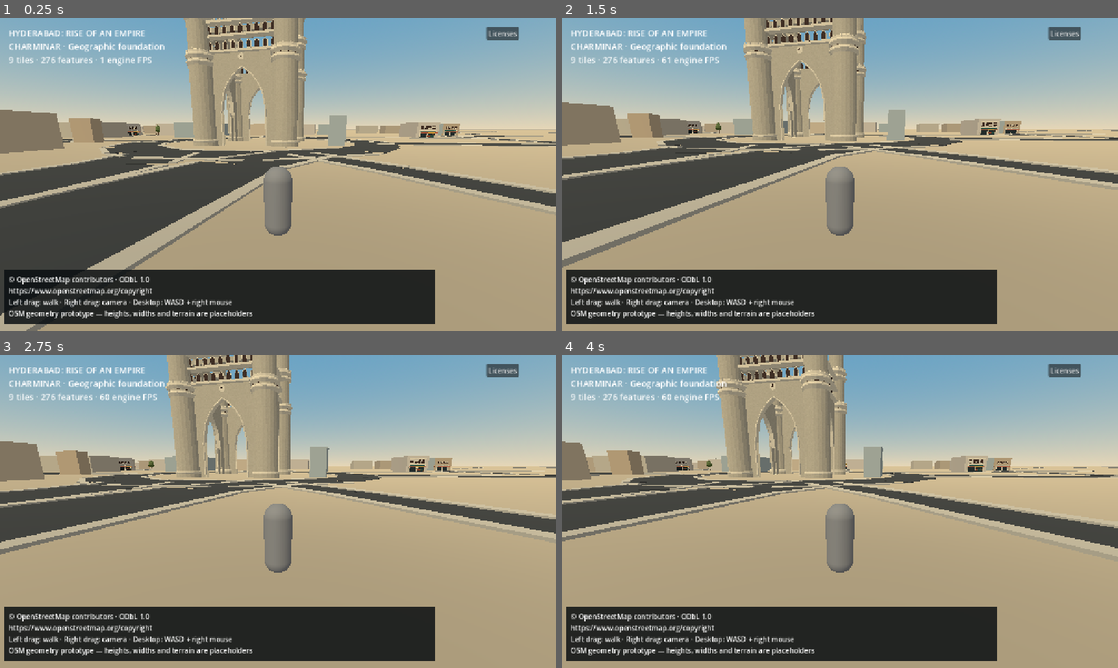
Above: before the commit, frames 1-4 (two rows, left to right).
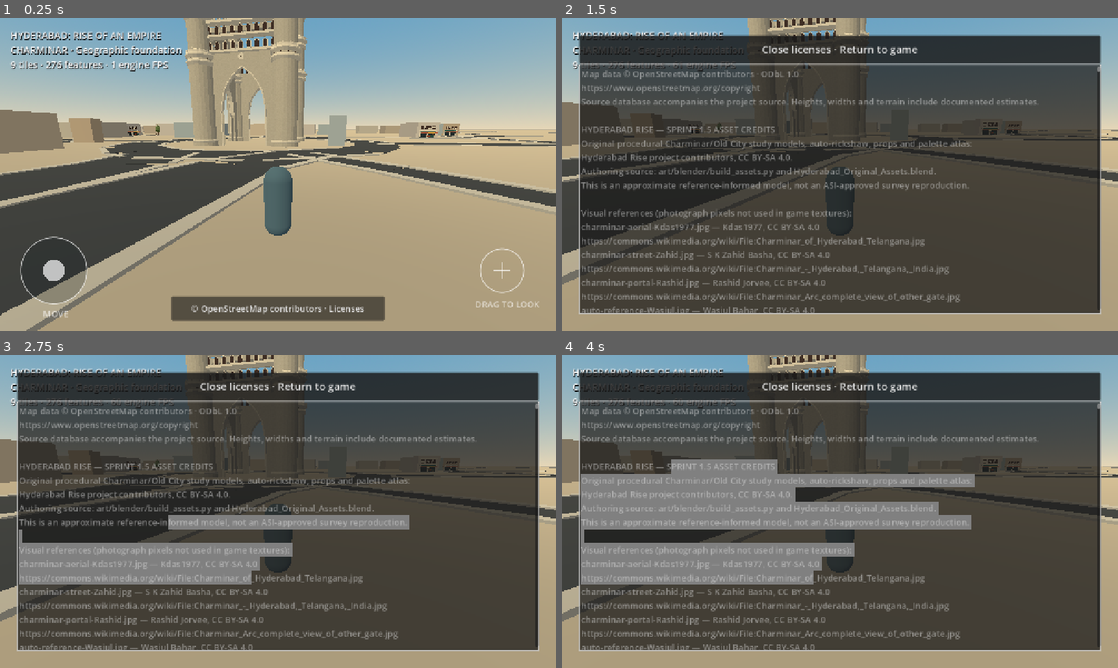
Above: after the commit, the same moments.

Repository: prakash28113/hyderabad-rise
Game: Godot game, scene res://main.tscn
Same seed, same stepped clock (60 frames per second), same inputs: the game is played once before the commit and once after it.
Inputs (mouse positions are in pixels of both pictures, inside the frame that each line leads up to):
- Up to frame 1 (0.25 s): no input
- Up to frame 2 (1.5 s): click "Licenses" (after the commit: "© OpenStreetMap contributors …") at 0.5 s; tap Enter at 1.25 s; move the mouse to (962, 158) at 1.27 s; hold D from 1.28 s (still down); click (962, 158) at 1.42 s
- Up to frame 3 (2.75 s): release D at 2 s; drag from (166, 527) to (250, 574) at 2.02 s
- Up to frame 4 (4 s): move the mouse to (895, 442) at 2.77 s; hold D 2.78-3.5 s; click (895, 442) at 2.92 s; drag from (812, 574) to (673, 464) at 3.52 s

The runs differ from the first frame. In frame 1, 17% of the frame differs, in the area x 0-97%, y 2-98%; in frame 2, 85%; in frame 3, 85%; in frame 4, 86%, in the area x 0-100%, y 0-98%.

Commit message:
Fix mobile camera obstruction and add responsive touch HUD for v0.1.7

Diff:
--- a/godot/project.godot
+++ b/godot/project.godot
@@ -20,6 +20,8 @@
 window/size/viewport_width=1280
 window/size/viewport_height=720
 window/stretch/mode="canvas_items"
+window/stretch/aspect="expand"
+window/handheld/orientation=0
 
 [physics]
 
--- /dev/null
+++ b/godot/scripts/mobile_hud.gd
@@ -0,0 +1,96 @@
+extends Control
+# Original vector UI; no external textures or fonts added.
+var player: CharacterBody3D
+var status: Label
+var credits_button: Button
+var panel: PanelContainer
+var safe_rect := Rect2()
+var last_stick := Vector2(INF,INF)
+var last_touch := -2
+
+func _ready():
+ set_anchors_and_offsets_preset(Control.PRESET_FULL_RECT)
+ mouse_filter = Control.MOUSE_FILTER_IGNORE
+ status = Label.new()
+ status.mouse_filter = Control.MOUSE_FILTER_IGNORE
+ status.add_theme_font_size_override("font_size",22)
+ status.add_theme_color_override("font_shadow_color",Color.BLACK)
+ status.add_theme_constant_override("shadow_offset_x",1)
+ status.add_theme_constant_override("shadow_offset_y",2)
+ add_child(status)
+ credits_button = Button.new()
+ credits_button.text = "© OpenStreetMap contributors · Licenses"
+ credits_button.add_theme_font_size_override("font_size",20)
+ add_child(credits_button)
+ panel = PanelContainer.new()
+ panel.visible = false
+ add_child(panel)
+ var contents := VBoxContainer.new()
+ panel.add_child(contents)
+ var close_button := Button.new()
+ close_button.text = "Close licenses · Return to game"
+ close_button.custom_minimum_size.y = 64
+ close_button.add_theme_font_size_override("font_size",24)
+ contents.add_child(close_button)
+ var text := TextEdit.new()
+ text.editable = false
+ text.size_flags_vertical = Control.SIZE_EXPAND_FILL
+ text.add_theme_font_size_override("font_size",20)
+ text.text = "Map data © OpenStreetMap contributors · ODbL 1.0\nhttps://www.openstreetmap.org/copyright\nSource database accompanies the project source. Heights, widths and terrain include documented estimates.\n\n"
+ for file in ["ASSET_CREDITS.txt","FONT-LICENSE.txt","GODOT_LICENSE.txt","GODOT_COPYRIGHT.txt","ODbL-1.0.html"]:
+  text.text += FileAccess.get_file_as_string("res://data/"+file)+"\n\n"
+ contents.add_child(text)
+ credits_button.pressed.connect(func(): set_licenses_open(true))
+ close_button.pressed.connect(func(): set_licenses_open(false))
+ get_viewport().size_changed.connect(layout_hud)
+ layout_hud()
+
+func layout_hud():
+ safe_rect = Rect2(Vector2.ZERO,get_viewport_rect().size)
+ if OS.has_feature("android"):
+  var screen_safe := DisplayServer.get_display_safe_area()
+  if screen_safe.size.x>0 and screen_safe.size.y>0:
+   var mapped: Rect2 = get_viewport().get_screen_transform().affine_inverse()*Rect2(screen_safe)
+   var clipped := safe_rect.intersection(mapped)
+   if clipped.size.x>0 and clipped.size.y>0: safe_rect = clipped
+ safe_rect = safe_rect.grow(-24.0)
+ status.position = safe_rect.position
+ status.size = Vector2(safe_rect.size.x-180.0,80.0)
+ credits_button.size = Vector2(minf(490.0,safe_rect.size.x-350.0),56.0)
+ credits_button.position = Vector2(safe_rect.get_center().x-credits_button.size.x*.5,safe_rect.end.y-credits_button.size.y)
+ panel.position = safe_rect.position+Vector2(16,16)
+ panel.size = safe_rect.size-Vector2(32,32)
+ queue_redraw()
+
+func set_licenses_open(open: bool):
+ panel.visible = open
+ player.set_controls_enabled(not open)
+ credits_button.visible = not open
+ queue_redraw()
+
+func _unhandled_key_input(event):
+ if event is InputEventKey and event.pressed and event.physical_keycode==KEY_ESCAPE and panel.visible:
+  set_licenses_open(false)
+  get_viewport().set_input_as_handled()
+
+func _process(_delta):
+ if player.stick!=last_stick or player.move_touch!=last_touch:
+  last_stick = player.stick
+  last_touch = player.move_touch
+  queue_redraw()
+
+func _draw():
+ if player==null or panel==null or panel.visible: return
+ var active: bool = player.move_touch>=0
+ var center: Vector2 = player.touch_origin if active else Vector2(safe_rect.position.x+100,safe_rect.end.y-115)
+ var ink := Color(1.0,1.0,1.0,0.65)
+ draw_circle(center,76,Color(0.04,0.08,0.1,0.24))
+ draw_arc(center,76,0,TAU,64,ink,2.0,true)
+ draw_circle(center+player.stick*56.0,25,Color(1.0,1.0,1.0,0.7))
+ var font := ThemeDB.fallback_font
+ draw_string(font,center+Vector2(-25,107),"MOVE",HORIZONTAL_ALIGNMENT_LEFT,-1,20,ink)
+ var look := Vector2(safe_rect.end.x-100,safe_rect.end.y-115)
+ draw_arc(look,50,0,TAU,48,ink,2.0,true)
+ draw_line(look+Vector2(-18,0),look+Vector2(18,0),ink,2.0,true)
+ draw_line(look+Vector2(0,-18),look+Vector2(0,18),ink,2.0,true)
+ draw_string(font,look+Vector2(-62,85),"DRAG TO LOOK",HORIZONTAL_ALIGNMENT_LEFT,-1,20,ink)
--- a/godot/scripts/player.gd
+++ b/godot/scripts/player.gd
@@ -8,6 +8,7 @@
 var controls_enabled := true
 var pivot: Node3D
 var spring_arm: SpringArm3D
+var visual: MeshInstance3D
 func _ready():
  var capsule := CapsuleShape3D.new()
  capsule.radius = 0.35
@@ -22,6 +23,10 @@
  body.height = 1.8
  mesh.mesh = body
  mesh.position.y = 0.9
+ visual = mesh
+ var material := StandardMaterial3D.new()
+ material.albedo_color = Color("516f7a")
+ mesh.material_override = material
  add_child(mesh)
  pivot = Node3D.new()
  pivot.position.y = 1.6
@@ -45,7 +50,7 @@
    if event.position.x < get_viewport().get_visible_rect().size.x * 0.45 and move_touch == -1:
     move_touch = event.index
     touch_origin = event.position
-   elif look_touch == -1:
+   elif event.position.x >= get_viewport().get_visible_rect().size.x * 0.45 and look_touch == -1:
     look_touch = event.index
   else:
    if event.index == move_touch:
@@ -89,3 +94,11 @@
  pivot.rotation = Vector3(pitch,yaw,0)
  # Keep the third-person camera above the ground while looking up at tall landmarks.
  spring_arm.spring_length = minf(5.0,(pivot.position.y-0.25)/maxf(sin(pitch),0.001)) if pitch>0 else 5.0
+ # The ground-safe arm gets short when looking up. Fade the placeholder body
+ # rather than letting it cover the landmark (also covers wall-compressed arms).
+ var distance := spring_arm.get_hit_length()
+ if distance <= 0.0: distance = spring_arm.spring_length
+ distance = minf(distance,spring_arm.spring_length)
+ var fade := maxf(clampf((2.8-distance)/1.2,0.0,1.0),clampf((pitch-0.25)/0.35,0.0,1.0))
+ visual.transparency = fade
+ visual.visible = fade < 0.98
--- a/godot/scripts/validate.gd
+++ b/godot/scripts/validate.gd
@@ -52,6 +52,10 @@
  world.player.update_camera()
  assert(is_equal_approx(world.player.pitch,1.15))
  assert(world.player.spring_arm.spring_length*sin(world.player.pitch)<=1.351)
+ assert(not world.player.visual.visible,"High-pitch avatar must not obstruct the landmark")
+ world.player.pitch = -0.22
+ world.player.update_camera()
+ assert(world.player.visual.visible and world.player.visual.transparency==0.0)
  world.player._notification(Node.NOTIFICATION_APPLICATION_FOCUS_OUT)
  assert(world.player.move_touch == -1 and world.player.look_touch == -1)
  # The license overlay must not steer the player or retain an active gesture.
@@ -72,6 +76,22 @@
  world.player._input(touch)
  assert(world.player.move_touch == 0)
  world.player.reset_controls()
+ # Use the actual HUD buttons/modal instead of testing only the player setter.
+ world.hud.credits_button.pressed.emit()
+ assert(world.hud.panel.visible and not world.player.controls_enabled)
+ assert(world.player.move_touch == -1 and world.player.look_touch == -1)
+ world.hud.set_licenses_open(false)
+ assert(not world.hud.panel.visible and world.player.controls_enabled)
+ for width in [960,1280,1616]:
+  root.size = Vector2i(width,720)
+  await process_frame
+  world.hud.layout_hud()
+  var button_rect: Rect2 = world.hud.credits_button.get_rect()
+  assert(world.hud.safe_rect.encloses(button_rect))
+  var panel_rect: Rect2 = world.hud.panel.get_rect()
+  assert(world.hud.safe_rect.encloses(panel_rect))
+ assert(ProjectSettings.get_setting("display/window/stretch/aspect")=="expand")
+ print("PASS: upward-view avatar fade, normal-view restoration, actual license button, HUD bounds at 4:3/16:9/phone-wide")
  print("PASS: modal input blocked, horizontal velocity reset, fresh touch accepted after close")
  var samples: Array[float] = [1.0,2.0,3.0,100.0]
  assert(is_equal_approx(world.percentile(samples,0.95),100.0))
--- /dev/null
+++ b/godot/scripts/validate_mobile_visual.gd
@@ -0,0 +1,35 @@
+extends SceneTree
+func _initialize(): call_deferred("run")
+func capture(name: String, output: String):
+ for frame in 12: await process_frame
+ await RenderingServer.frame_post_draw
+ var picture := root.get_texture().get_image()
+ assert(picture.get_width()>0 and picture.get_height()>0)
+ assert(picture.save_png(output.path_join(name+".png"))==OK)
+func run():
+ if DisplayServer.get_name()=="headless":
+  push_error("Graphical display required; no synthetic screenshots")
+  quit(2)
+  return
+ var output := ProjectSettings.globalize_path("res://").path_join("../build/mobile-visuals").simplify_path()
+ DirAccess.make_dir_recursive_absolute(output)
+ var world = load("res://main.tscn").instantiate()
+ root.add_child(world)
+ for frame in 60: await process_frame
+ assert(world.player.visual.visible)
+ await capture("normal-camera",output)
+ world.player.pitch = 1.15
+ world.player.update_camera()
+ assert(not world.player.visual.visible)
+ await capture("look-up-no-obstruction",output)
+ world.hud.credits_button.pressed.emit()
+ assert(world.hud.panel.visible and not world.player.controls_enabled)
+ await capture("licenses",output)
+ world.hud.set_licenses_open(false)
+ world.player.pitch = -0.22
+ world.player.update_camera()
+ assert(world.player.controls_enabled and world.player.visual.visible)
+ root.size = Vector2i(1280,720)
+ await capture("standard-landscape",output)
+ print("PASS: graphical camera/HUD/license states captured from actual Godot rendering; desktop only, not Android acceptance")
+ quit(0)
--- a/godot/scripts/world.gd
+++ b/godot/scripts/world.gd
@@ -11,6 +11,7 @@
 var residents := {}
 var player: CharacterBody3D
 var status: Label
+var hud: Control
 var last_tile := Vector2i(999,999)
 var road_material := StandardMaterial3D.new()
 const SPAWN := Vector3(0,2,55)
@@ -58,43 +59,10 @@
  add_child(player)
  var canvas := CanvasLayer.new()
  add_child(canvas)
- status = Label.new()
- status.mouse_filter = Control.MOUSE_FILTER_IGNORE
- status.position = Vector2(20,20)
- status.add_theme_font_size_override("font_size",20)
- canvas.add_child(status)
- var footer := ColorRect.new()
- footer.color = Color(0.04,0.06,0.07,0.85)
- footer.position = Vector2(10,580)
- footer.size = Vector2(990,125)
- footer.mouse_filter = Control.MOUSE_FILTER_IGNORE
- canvas.add_child(footer)
- var credit := Label.new()
- credit.mouse_filter = Control.MOUSE_FILTER_IGNORE
- credit.text = "© OpenStreetMap contributors · ODbL 1.0
-https://www.openstreetmap.org/copyright
-Left drag: walk · Right drag: camera · Desktop: WASD + right mouse
-OSM geometry prototype — heights, widths and terrain are placeholders"
- credit.position = Vector2(20,590)
- canvas.add_child(credit)
- var credits_button := Button.new()
- credits_button.text = "Licenses"
- credits_button.position = Vector2(1120,20)
- canvas.add_child(credits_button)
- var panel := PanelContainer.new()
- panel.position = Vector2(60,70)
- panel.size = Vector2(1160,490)
- panel.visible = false
- canvas.add_child(panel)
- var text := TextEdit.new()
- text.custom_minimum_size = Vector2(1160,490)
- text.editable = false
- text.text = FileAccess.get_file_as_string("res://data/ASSET_CREDITS.txt") + "\n" + FileAccess.get_file_as_string("res://data/FONT-LICENSE.txt") + "\n" + "Map data © OpenStreetMap contributors, ODbL 1.0\nhttps://www.openstreetmap.org/copyright\nCorresponding geographic database is supplied with this prototype source package.\n\n" + FileAccess.get_file_as_string("res://data/ODbL-1.0.html") + "\n\n" + FileAccess.get_file_as_string("res://data/GODOT_LICENSE.txt") + "\n" + FileAccess.get_file_as_string("res://data/GODOT_COPYRIGHT.txt")
- panel.add_child(text)
- credits_button.pressed.connect(func():
-  panel.visible = not panel.visible
-  player.set_controls_enabled(not panel.visible)
- )
+ hud = preload("res://scripts/mobile_hud.gd").new()
+ hud.player = player
+ canvas.add_child(hud)
+ status = hud.status
  old_city = OldCity.new()
  old_city.world = self
  add_child(old_city)
Not shown, changed: godot/export_presets.cfg
Not shown, added: godot/scripts/mobile_hud.gd.uid
Not shown, added: godot/scripts/validate_mobile_visual.gd.uid
